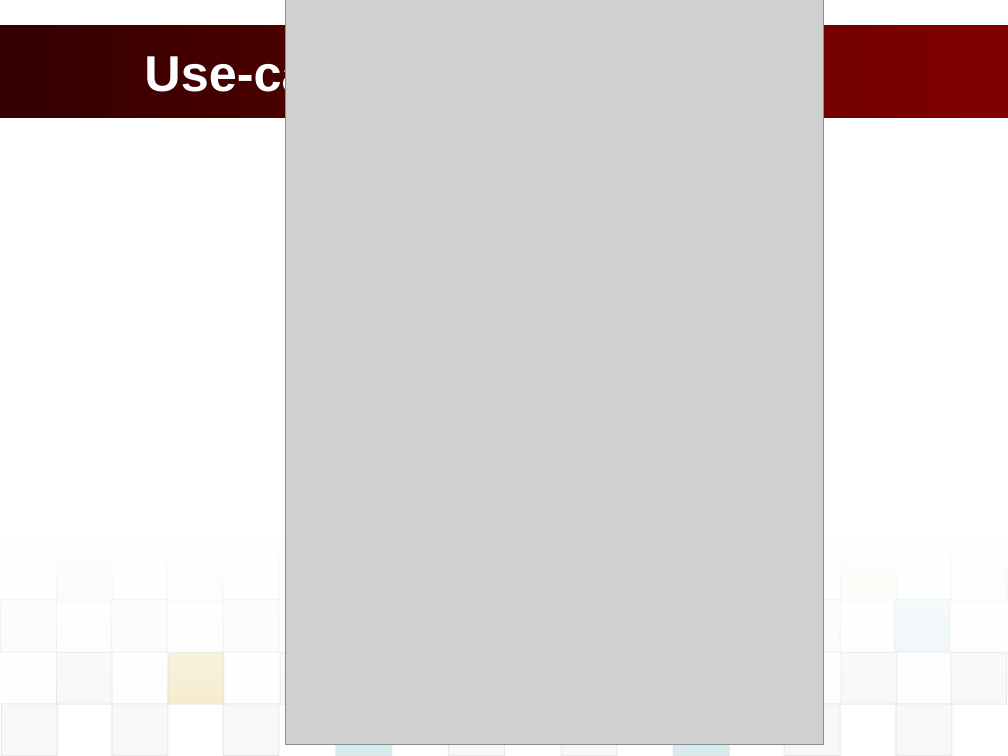
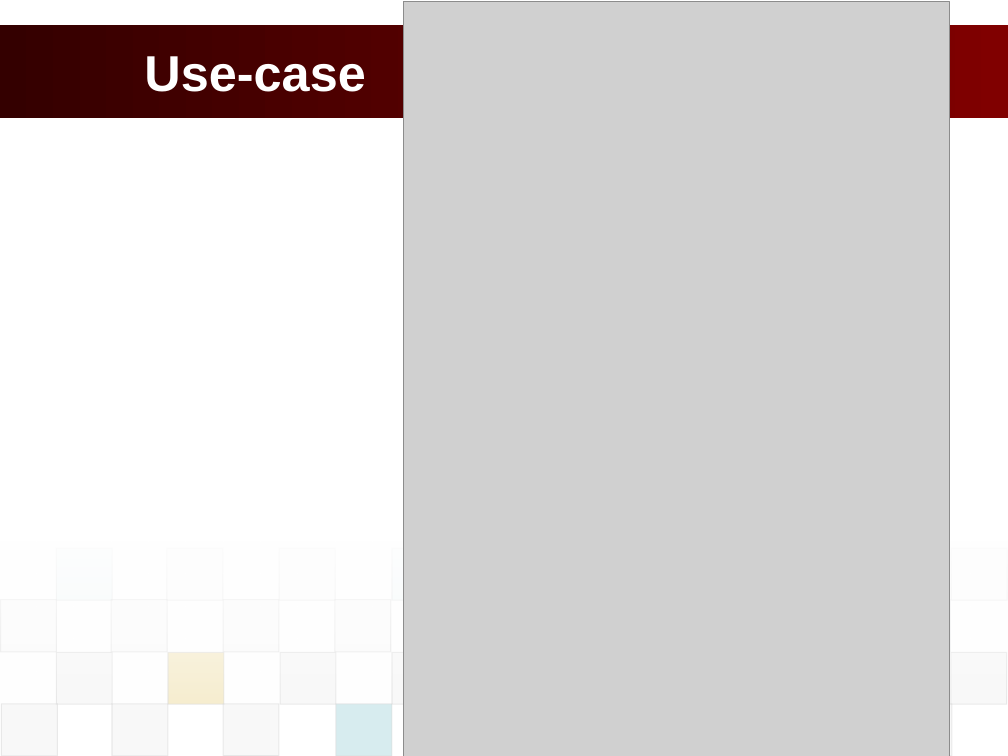
Before and after one commit to vucongthuc/hit-team-2012, a slide deck: slide 11 of Architect and Design/Final Project/K15T2_Team2_FinalProject/POS_Presentation/POS_PresentationSlide.pptx (slide 16 before the commit). Drawn at 1008x756 pixels with LibreOffice and Linux fonts; fonts in the diff are those of the drawing; grey boxes stand for pictures; background and template pictures are left out. Boxes give left, top, right and bottom in pixels: in the first picture for what was removed or moved away, otherwise in the second. Text is boxed around its words. In the diff, an @@ line names an element or a change of style, - is before the commit and + after.

```diff
--- a/Architect and Design/Final Project/K15T2_Team2_FinalProject/POS_Presentation/POS_PresentationSlide.pptx
+++ b/Architect and Design/Final Project/K15T2_Team2_FinalProject/POS_Presentation/POS_PresentationSlide.pptx
@@ picture: place and size @@
-picture at box(285, 0, 823, 745)
+picture at box(403, 2, 950, 756)
@@ rectangle added at box(392, 548, 448, 601), fill #38A3B2 at 5% opacity, outline #DDDDDD 0.75 pt @@
@@ rectangle removed at box(841, 548, 896, 601) @@
@@ rectangle: place and size @@
-rectangle at box(784, 600, 841, 652)
+rectangle at box(335, 600, 390, 652)
@@ rectangle: place and size @@
-rectangle at box(449, 704, 505, 756)
+rectangle at box(392, 652, 448, 704)
@@ rectangle removed at box(841, 652, 896, 704) @@
@@ rectangle removed at box(561, 704, 618, 756) @@
@@ rectangle removed at box(673, 704, 730, 756) @@
@@ rectangle removed at box(784, 704, 841, 756) @@
```
Also in this commit, not shown: 5 other slides changed, 2 slides added, 6 slides removed, 17 other files.
